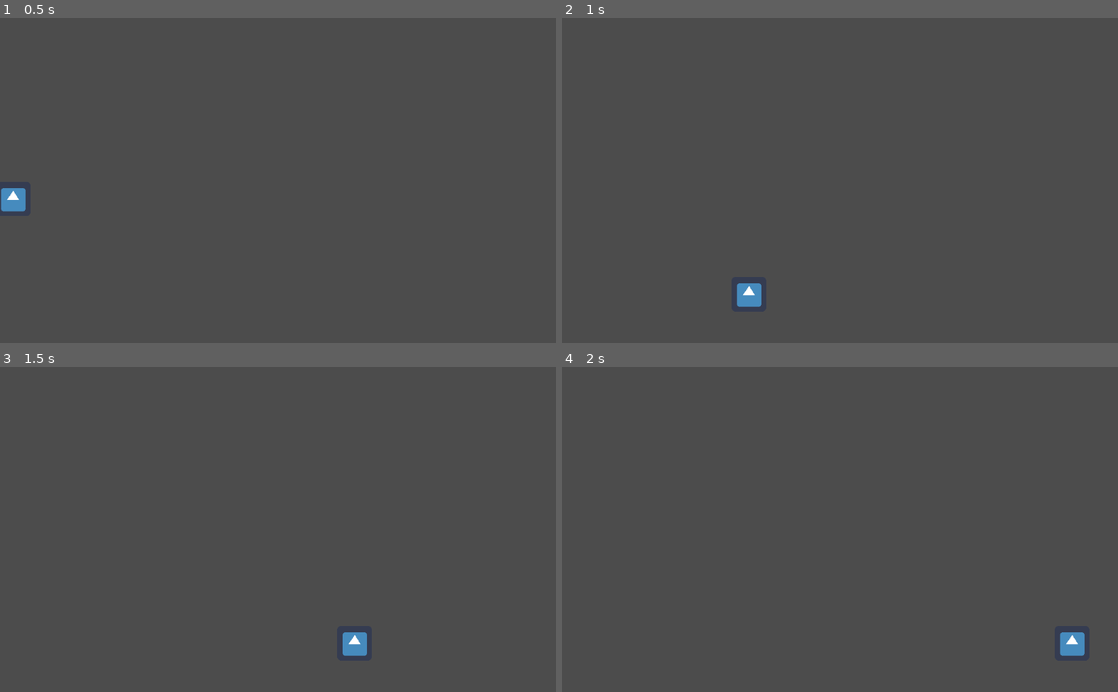
Above: before the commit, frames 1-4 (two rows, left to right).
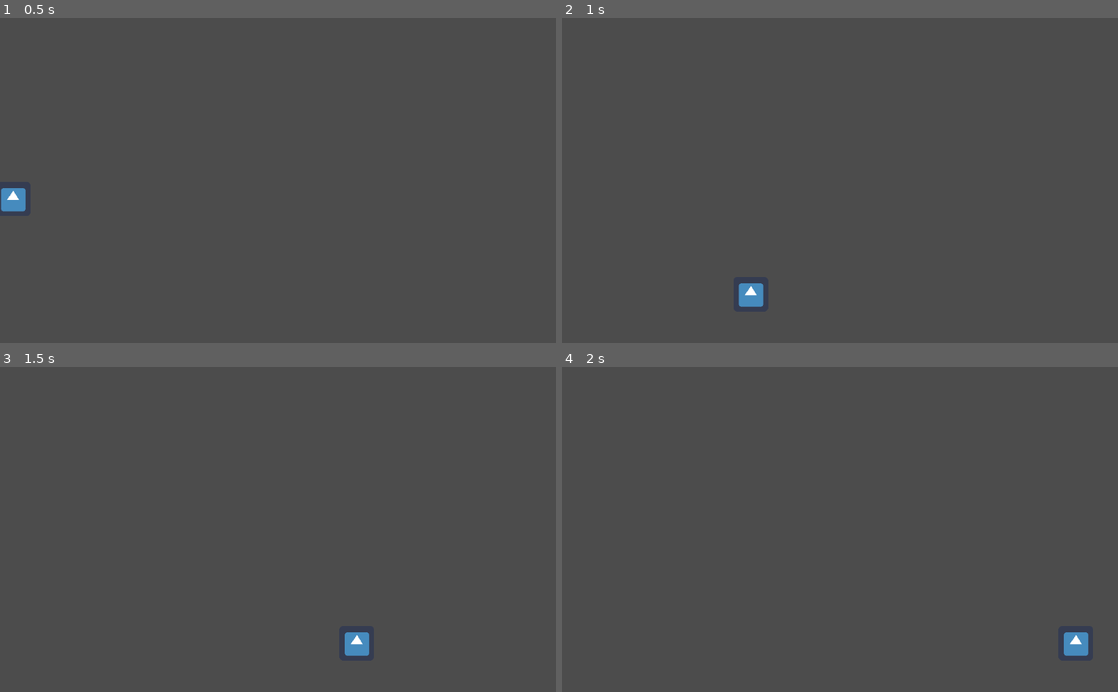
Above: after the commit, the same moments.

Repository: MauveMagician/rose-duelist
Game: Godot game, scene res://scene/Game.tscn
Same seed, same stepped clock (60 frames per second), same inputs: the game is played once before the commit and once after it. The engine's default icon, where the game draws it, is replaced by a stand-in: a white triangle on a blue panel in a dark square.
Inputs:
- Up to frame 1 (0.5 s): no input
- Up to frame 2 (1 s): hold Right (ui_right) from 0.53 s (still down); tap X (dash) at 0.6 s; tap Z (jump) at 0.77 s
- Up to frame 3 (1.5 s): keep holding Right (ui_right); tap X (dash) at 1.35 s
- Up to frame 4 (2 s): keep holding Right (ui_right); tap Z (jump) at 1.52 s

Frame 1 is identical in both runs. In frame 2, less than 0.1% of the frame differs, in the area x 31-37%, y 81-89%; in frame 3, less than 0.1%; in frame 4, 0.1%, in the area x 89-95%, y 81-89%.

Commit message:
refactored movement code again

Diff:
--- a/scene/Game.tscn
+++ b/scene/Game.tscn
@@ -116,6 +116,13 @@
 one_shot = true
 autostart = false
 
+[node name="DashCooldown" type="Timer" parent="PlayerCharacter" index="4"]
+
+process_mode = 1
+wait_time = 0.15
+one_shot = true
+autostart = false
+
 [connection signal="body_entered" from="WrapAreaW" to="." method="_on_WrapAreaW_body_entered"]
 
 [connection signal="body_entered" from="WrapAreaE" to="." method="_on_WrapAreaE_body_entered"]
@@ -123,3 +130,5 @@
 [connection signal="timeout" from="PlayerCharacter/DashTiming" to="PlayerCharacter" method="_on_DashTiming_timeout"]
 
 [connection signal="timeout" from="PlayerCharacter/DashStopping" to="PlayerCharacter" method="_on_DashStopping_timeout"]
+
+[connection signal="timeout" from="PlayerCharacter/DashCooldown" to="PlayerCharacter" method="_on_DashCooldown_timeout"]
--- a/scene/PlayerCharacter.gd
+++ b/scene/PlayerCharacter.gd
@@ -10,34 +10,39 @@
 var dashing = false
 var airdash = false
 var gravity = true
+var facing = -1
+var dashCooldown = false
 
 func _ready():
 	pass
 
 func dash():
+	dashCooldown = true
 	dashing = true
 	gravity = false
 	$DashTiming.start()
 
 func get_input():
-	if Input.is_action_just_pressed("dash"):
+	if Input.is_action_just_pressed("dash") and not dashCooldown:
 		if is_on_floor():
 			airdash = false
 			direction.y = 0
 		else:
 			airdash = true
-			if Input.is_action_pressed("ui_up"):
-				direction = Vector2(0,-1)
-			elif Input.is_action_pressed("ui_down"):
-				direction = Vector2(0,1)
-			else:
-				direction.y = 0
+		if Input.is_action_pressed("ui_up"):
+			direction = Vector2(0,-1)
+		elif Input.is_action_pressed("ui_down"):
+			direction = Vector2(0,1)
+		else:
+			direction.y = 0
 		dash()
 	if Input.is_action_pressed("ui_right"):
 		direction.x = 1
+		facing = 1
 		motion.x = horizontalSpeed
 	elif Input.is_action_pressed("ui_left"):
 		direction.x = -1
+		facing = -1
 		motion.x = -horizontalSpeed
 	else:
 		motion.x = 0
@@ -47,6 +52,8 @@
 	if Input.is_action_just_released("jump"):
 		if motion.y < GRAVITY_SPEED:
 			motion.y = GRAVITY_SPEED
+	if direction == Vector2(0,0):
+			direction = facing * Vector2(1,0)
 
 func _physics_process(delta):
 	if gravity:
@@ -54,7 +61,7 @@
 	if dashing:
 		motion = direction * dashSpeed
 	elif not $DashStopping.is_stopped():
-		motion.x += direction.x * dashSpeed/100
+		motion.x += direction.x * dashSpeed/50
 	else:
 		get_input()
 	motion = move_and_slide(motion, FLOOR_NORMAL)
@@ -66,4 +73,7 @@
 	$DashStopping.start()
 
 func _on_DashStopping_timeout():
-	pass
+	$DashCooldown.start()
+
+func _on_DashCooldown_timeout():
+	dashCooldown = false
